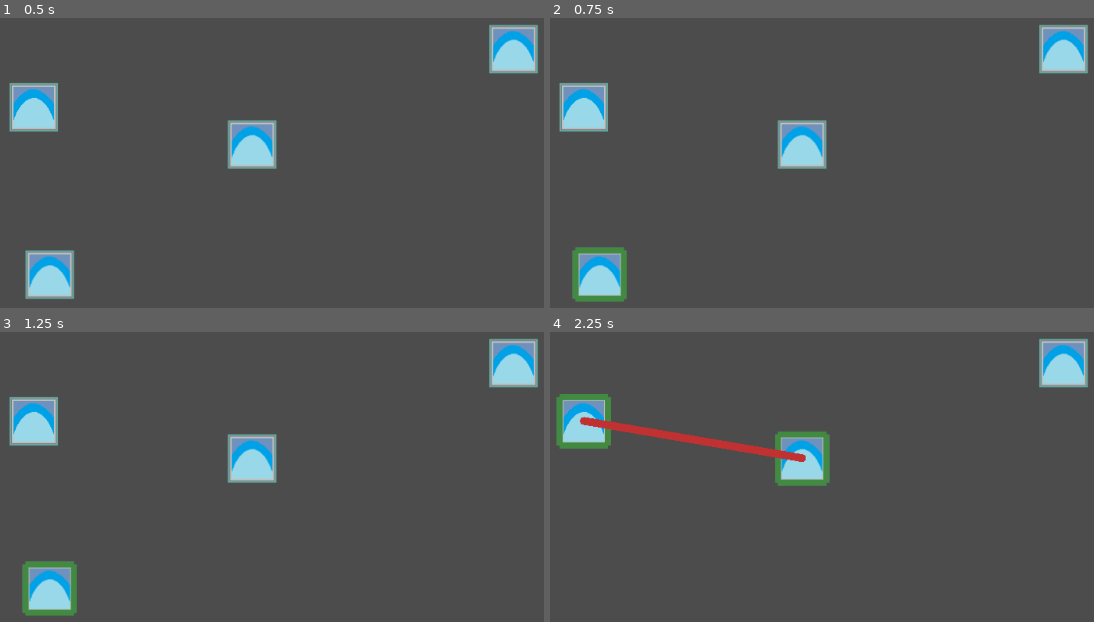
Above: before the commit, frames 1-4 (two rows, left to right).
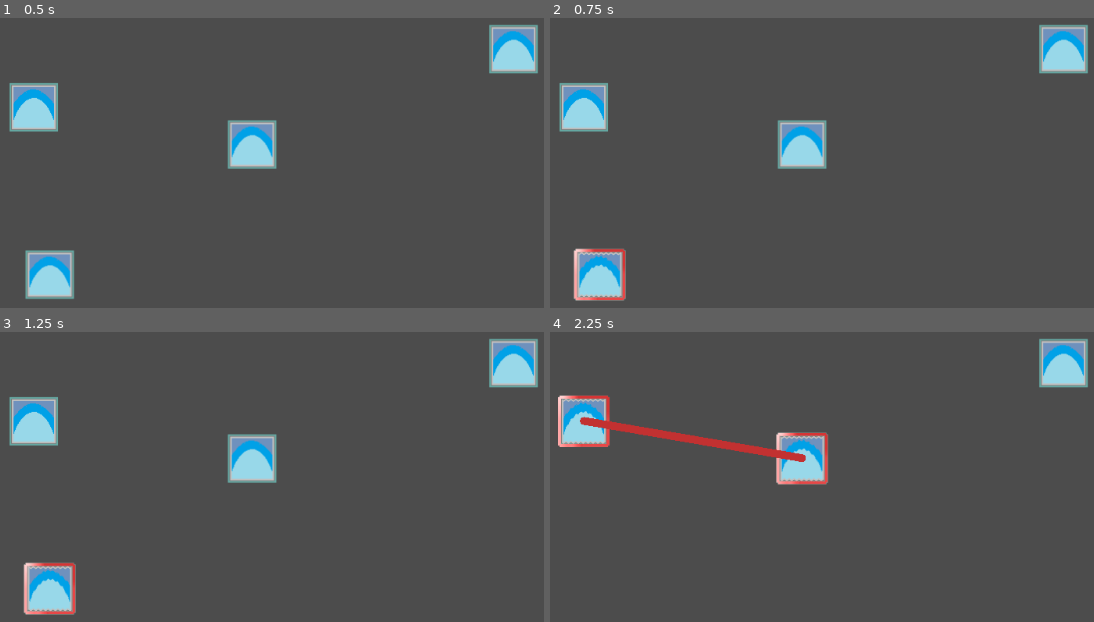
Above: after the commit, the same moments.

Repository: JoaoNSE/Shapes-Click
Game: Godot game, scene res://Main.tscn
Two runs of this game, one before a commit and one after it. Both use one fixed random seed, a clock stepped at 60 frames per second and the inputs below.
Inputs (mouse positions are in pixels of both pictures, inside the frame that each line leads up to):
- Up to frame 1 (0.5 s): no input
- Up to frame 2 (0.75 s): tap Enter at 0.5 s; move the mouse to (598, 273) at 0.52 s; click (598, 273) at 0.6 s
- Up to frame 3 (1.25 s): no input
- Up to frame 4 (2.25 s): tap Space (Explode) at 1.25, 1.35 s; move the mouse to (582, 421) at 1.27 s; hold Down (ui_down) 1.28-2.03 s; click (582, 421) at 1.42 s; move the mouse to (800, 456) at 2.02 s; click (800, 456) at 2.1 s

Frame 1 is identical in both runs. In frame 2, 0.9% of the frame differs, in the area x 4-15%, y 78-98%; in frame 3, 0.9%; in frame 4, 1.7%, in the area x 1-52%, y 21-54%.

Commit message:
Shape generalizado

Diff:
--- a/Main.tscn
+++ b/Main.tscn
@@ -4,7 +4,7 @@
 [ext_resource path="res://OutlineMaterial.tres" type="Material" id=2]
 [ext_resource path="res://square_alpha.png" type="Texture" id=3]
 [ext_resource path="res://OutlineTest.gd" type="Script" id=4]
-[ext_resource path="res://Quadrado.tscn" type="PackedScene" id=5]
+[ext_resource path="res://Shape.tscn" type="PackedScene" id=5]
 
 [node name="Main" type="Node"]
 
@@ -23,11 +23,14 @@
 [node name="Quadrado3" parent="." index="2" instance=ExtResource( 5 )]
 
 position = Vector2( 204.487, 384.981 )
+tipo = null
 
 [node name="Quadrado" parent="." index="3" instance=ExtResource( 5 )]
 
 position = Vector2( 184.038, 170.406 )
+tipo = null
 
 [node name="Quadrado2" parent="." index="4" instance=ExtResource( 5 )]
 
 position = Vector2( 463.503, 218.119 )
+tipo = null
--- a/Quadrado.gd
+++ b/Quadrado.gd
@@ -6,7 +6,7 @@
 
 var controller
 
-var tipo = "Quadrado"
+export(String) var tipo
 
 func _ready():
 	controller = get_parent().get_node("Controller")
--- a/Quadrado.tscn
+++ b/Shape.tscn
@@ -1,15 +1,18 @@
-[gd_scene load_steps=6 format=2]
+[gd_scene load_steps=7 format=2]
 
-[ext_resource path="res://Quadrado.gd" type="Script" id=1]
-[ext_resource path="res://square_alpha.png" type="Texture" id=2]
+[ext_resource path="res://blurFilter2.jpg" type="Texture" id=1]
+[ext_resource path="res://Quadrado.gd" type="Script" id=2]
+[ext_resource path="res://square_alpha.png" type="Texture" id=3]
 
-[sub_resource type="Shader" id=5]
+[sub_resource type="Shader" id=1]
 
 code = "shader_type canvas_item;
 
 uniform float outline_width=1.0;
 uniform vec4 outline_color=vec4(0.4,0.56,0.35,1);
 uniform bool active = false;
+
+uniform sampler2D blurr;
 
 varying vec2 vert;
 
@@ -33,7 +36,8 @@
 	//COLOR.a = texture(TEXTURE, SCREEN_UV).a * texture(sText, UV).a;
 	//COLOR.a = alpha;
 	if (active) {
-		vec4 col = texture(TEXTURE,UV);
+		//vec4 col = texture(TEXTURE,UV);
+		vec4 col = texture(TEXTURE, UV + vec2(0, sin(vert.x+TIME*8.0)/80.0));
 		vec2 ps = TEXTURE_PIXEL_SIZE;
 		float a;
 		float maxa=col.a;
@@ -51,31 +55,37 @@
 		maxa=max(a,maxa);
 		mina=min(a,mina);
 
-		//col = texture(TEXTURE, UV + vec2(0, sin(vert.x+TIME*10.0)/80.0));
-		COLOR=mix(col,outline_color,maxa-mina);
+		vec4 cor = outline_color + texture(blurr, UV+0.5);
+		//outline_color = vec4(1.0, 1.0, 1.0, 1.0);
+
+		col=mix(col,cor,maxa-mina);
+		//COLOR = mix(col, vec4(coll.rgb, col.a), radius*20.0);
+		COLOR=col;
+		//COLOR = texture(TEXTURE, UV + vec2(0, sin(vert.x+TIME*8.0)/80.0));
 	} else {
 		COLOR = texture(TEXTURE, UV);
 		//COLOR = texture(TEXTURE, UV + vec2(0, sin(vert.x+TIME*8.0)/80.0));
 	}
 }"
 
-[sub_resource type="ShaderMaterial" id=6]
+[sub_resource type="ShaderMaterial" id=2]
 
 render_priority = 0
-shader = SubResource( 5 )
-shader_param/outline_width = 4.0
-shader_param/outline_color = Plane( 0.25, 0.6, 0.25, 0.8 )
+shader = SubResource( 1 )
+shader_param/outline_width = 2.0
+shader_param/outline_color = Plane( 0.6, 0.25, 0.25, 0.8 )
 shader_param/active = false
+shader_param/blurr = ExtResource( 1 )
 _sections_unfolded = [ "shader_param" ]
 
-[sub_resource type="RectangleShape2D" id=2]
+[sub_resource type="RectangleShape2D" id=3]
 
 custom_solver_bias = 0.0
 extents = Vector2( 32, 32 )
 
 [node name="Quadrado" type="Area2D" index="0"]
 
-material = SubResource( 6 )
+material = SubResource( 2 )
 input_pickable = true
 gravity_vec = Vector2( 0, 1 )
 gravity = 98.0
@@ -83,18 +93,19 @@
 angular_damp = 1.0
 audio_bus_override = false
 audio_bus_name = "Master"
-script = ExtResource( 1 )
+script = ExtResource( 2 )
 _sections_unfolded = [ "Material" ]
+tipo = "Quadrado"
 
 [node name="CollisionShape2D" type="CollisionShape2D" parent="." index="0"]
 
-shape = SubResource( 2 )
+shape = SubResource( 3 )
 
 [node name="Sprite" type="Sprite" parent="." index="1"]
 
 use_parent_material = true
 position = Vector2( 0, 0.487679 )
-texture = ExtResource( 2 )
+texture = ExtResource( 3 )
 _sections_unfolded = [ "Material" ]
 
 [connection signal="input_event" from="." to="." method="_on_Quadrado_input_event"]
Binary file added: blurFilter2.jpg
Not shown, added: blurFilter2.jpg.import
Binary file added: blurrFilter.png
Not shown, added: blurrFilter.png.import
Binary file added: glowFIlter.jpg
Not shown, added: glowFIlter.jpg.import
